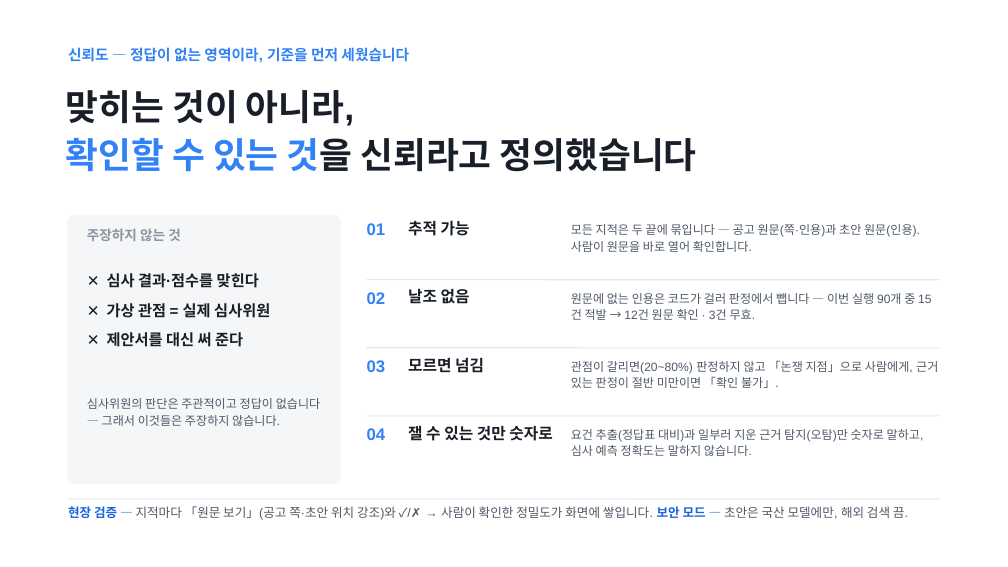
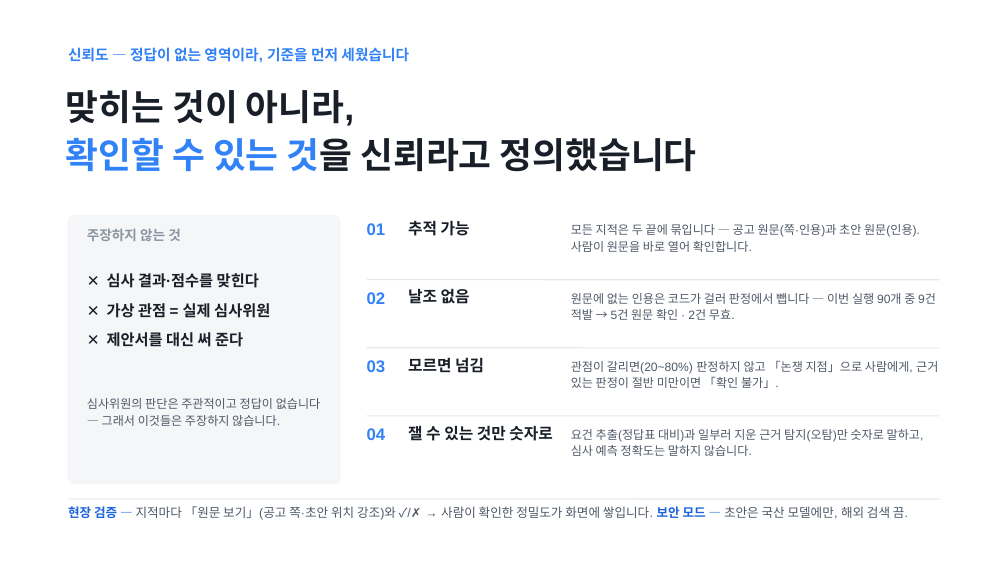
Before and after one commit to Ryugi62/rfp-to-fit, a slide deck: slide 7 of deliver/deck/RFP-to-Fit_루미아.pptx. Drawn at 1008x567 pixels with LibreOffice and Linux fonts; fonts in the diff are those of the drawing. Boxes give left, top, right and bottom in pixels: in the first picture for what was removed or moved away, otherwise in the second. Text is boxed around its words. In the diff, an @@ line names an element or a change of style, - is before the commit and + after.

```diff
--- a/deliver/deck/RFP-to-Fit_루미아.pptx
+++ b/deliver/deck/RFP-to-Fit_루미아.pptx
@@ text at box(571, 293, 936, 320): text changed @@
-원문에 없는 인용은 코드가 걸러 판정에서 뺍니다 — 이번 실행 90개 중 15건 적발 → 12건 원문 확인 · 3건 무효.
+원문에 없는 인용은 코드가 걸러 판정에서 뺍니다 — 이번 실행 90개 중 9건 적발 → 5건 원문 확인 · 2건 무효.
```
Also in this commit, not shown: 5 other slides changed, 17 other files.
